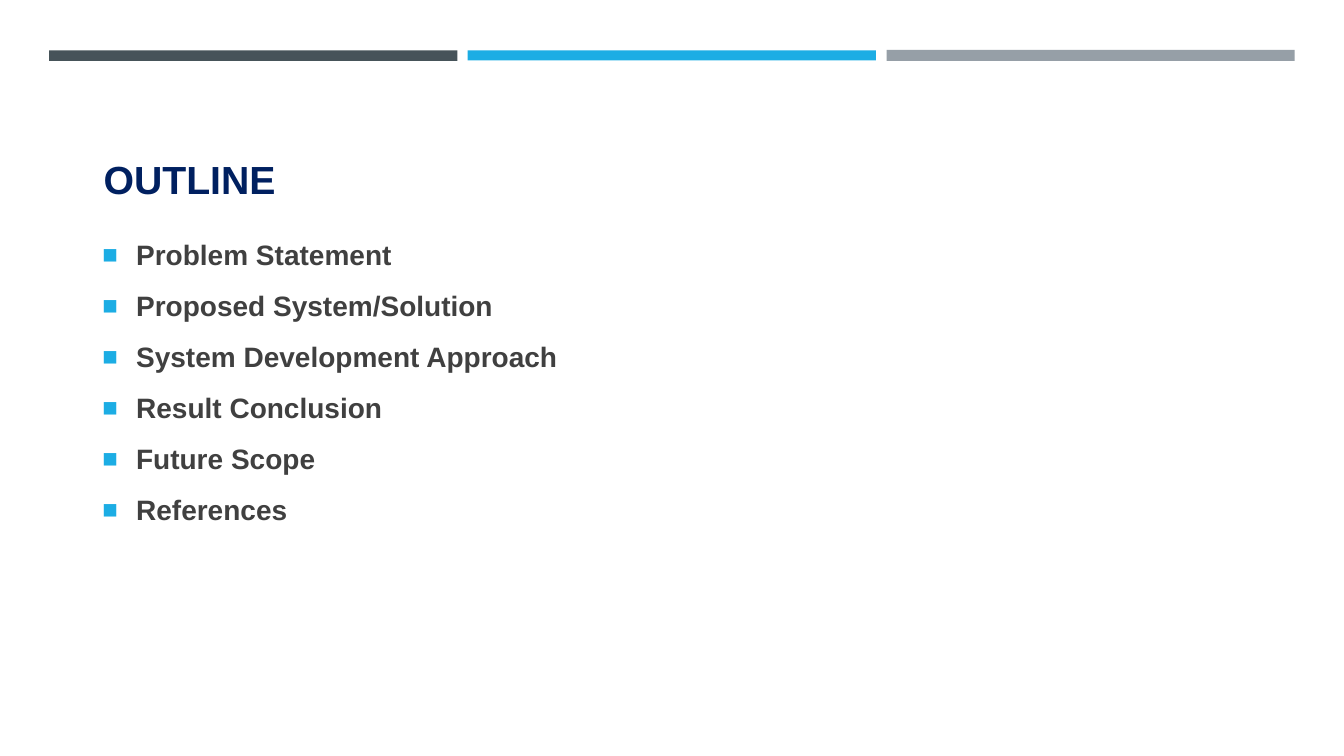
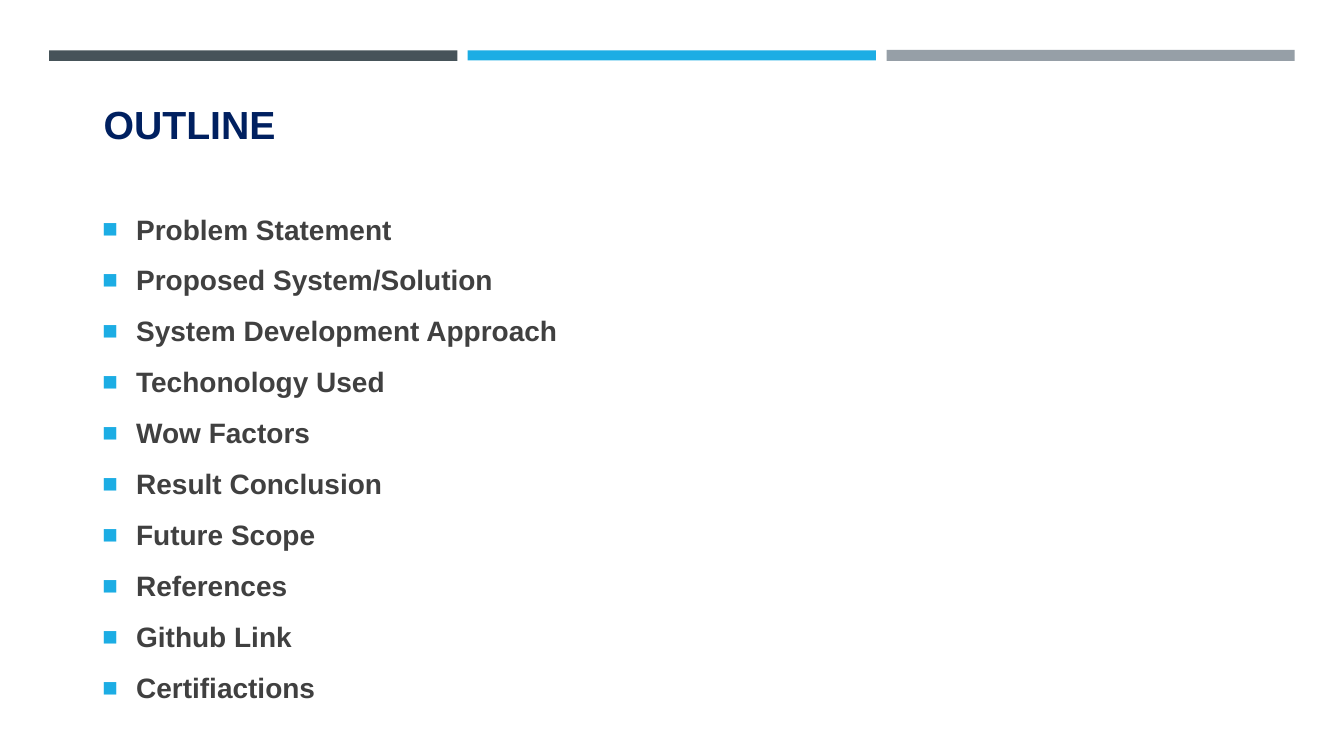
Before and after one commit to DSV05/Nutrition-Agent, a slide deck: slide 2 of Nutrition_Agent.pptx. Drawn at 1344x756 pixels with LibreOffice and Linux fonts; fonts in the diff are those of the drawing; background and template pictures are left out. Boxes give left, top, right and bottom in pixels: in the first picture for what was removed or moved away, otherwise in the second. Text is boxed around its words. In the diff, an @@ line names an element or a change of style, - is before the commit and + after.

```diff
--- a/Nutrition_Agent.pptx
+++ b/Nutrition_Agent.pptx
@@ title "OUTLINE": place and size @@
-title "OUTLINE" at <box>104,166,276,195</box>
+title "OUTLINE" at <box>104,111,276,140</box>
@@ text "Problem Statement": place and size @@
-text "Problem Statement" at <box>136,244,557,521</box>
+text "Problem Statement" at <box>136,219,557,699</box>
@@ text at <box>136,371,385,444</box>: paragraphs added @@
+■ Techonology Used
+■ Wow Factors
@@ text at <box>136,626,315,699</box>: paragraphs added @@
+■ Github Link
+■ Certifiactions
```
Also in this commit, not shown: 4 other slides changed, 2 slides added.
